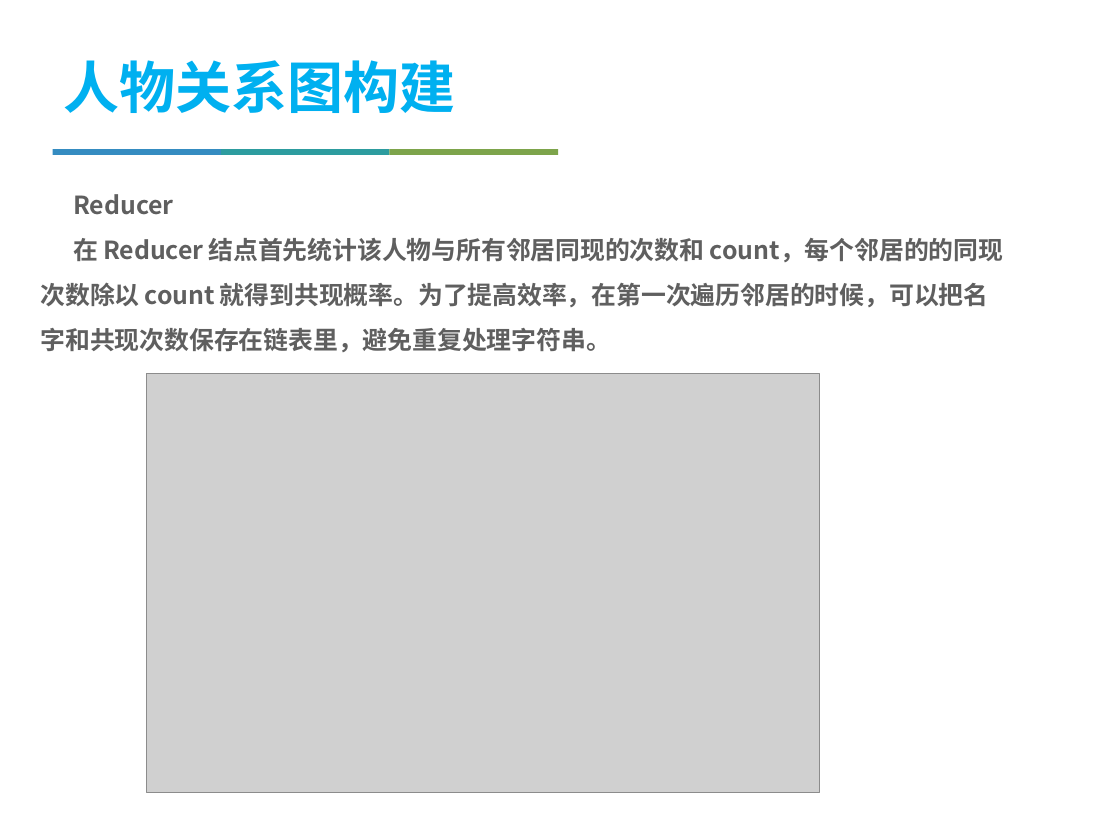
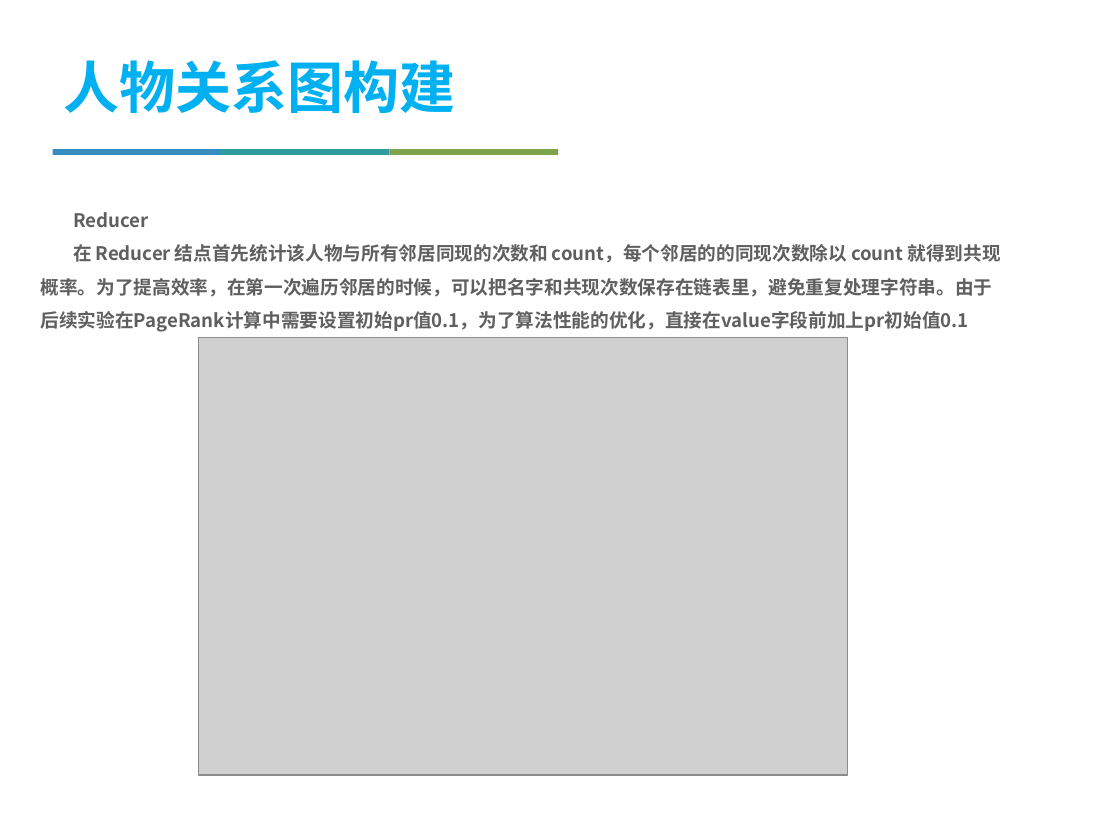
Before and after one commit to jiyizheng/bigdata, a slide deck: slide 15 of mp.pptx. Drawn at 1120x840 pixels with LibreOffice and Linux fonts; fonts in the diff are those of the drawing; grey boxes stand for pictures; background and template pictures are left out. Boxes give left, top, right and bottom in pixels: in the first picture for what was removed or moved away, otherwise in the second. Text is boxed around its words. In the diff, an @@ line names an element or a change of style, - is before the commit and + after.

Commit message:
update report ppt

```diff
--- a/mp.pptx
+++ b/mp.pptx
@@ text "Reducer": place and size @@
-text "Reducer" at <box>41,194,1003,352</box>
+text "Reducer" at <box>41,212,1000,332</box>
@@ text at <box>73,212,148,227</box>: size 16 to 12 pt in "Reducer" @@
@@ text at <box>41,244,1000,332</box>: text changed; size 16 to 12 pt @@
-在 Reducer 结点首先统计该人物与所有邻居同现的次数和 count，每个邻居的的同现次数除以 count 就得到共现概率。为了提高效率，在第一次遍历邻居的时候，可以把名字和共现次数保存在链表里，避免重复处理字符串。
+在 Reducer 结点首先统计该人物与所有邻居同现的次数和 count，每个邻居的的同现次数除以 count 就得到共现概率。为了提高效率，在第一次遍历邻居的时候，可以把名字和共现次数保存在链表里，避免重复处理字符串。由于后续实验在PageRank计算中需要设置初始pr值0.1，为了算法性能的优化，直接在value字段前加上pr初始值0.1
@@ picture: place and size @@
-picture at <box>147,374,819,793</box>
+picture at <box>198,337,848,775</box>
```
Also in this commit, not shown: 2 other files.
